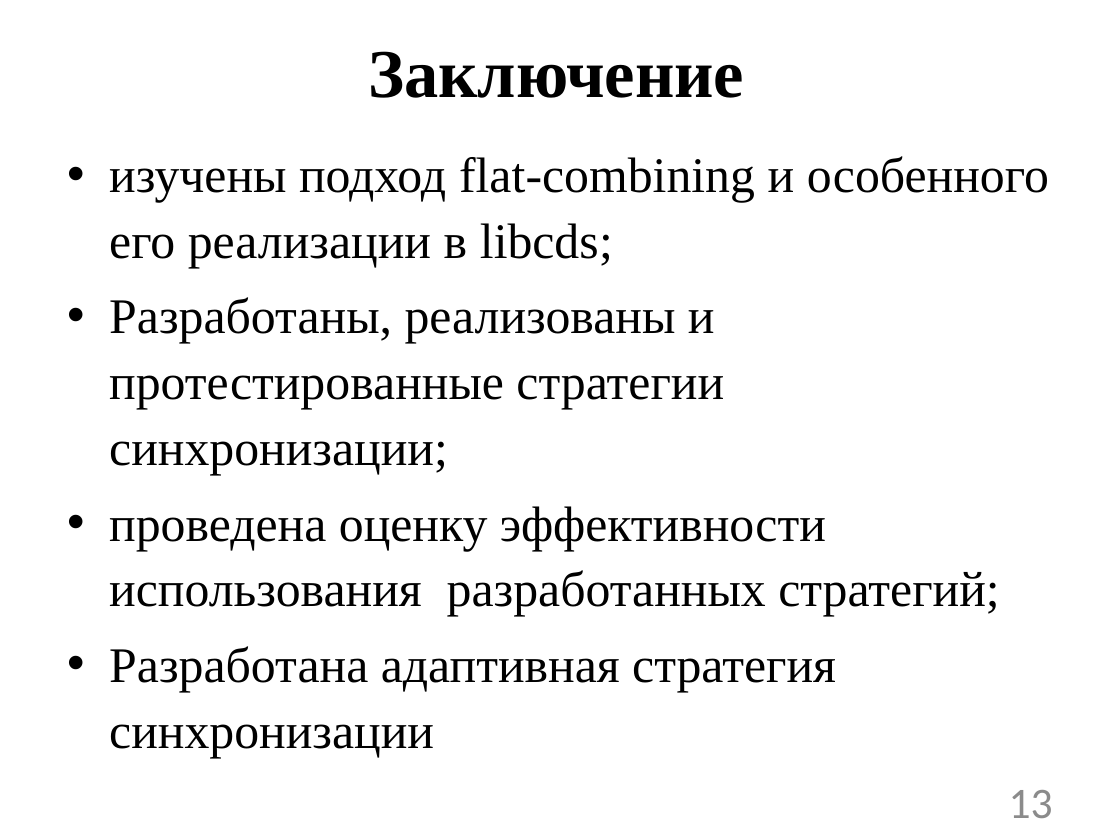
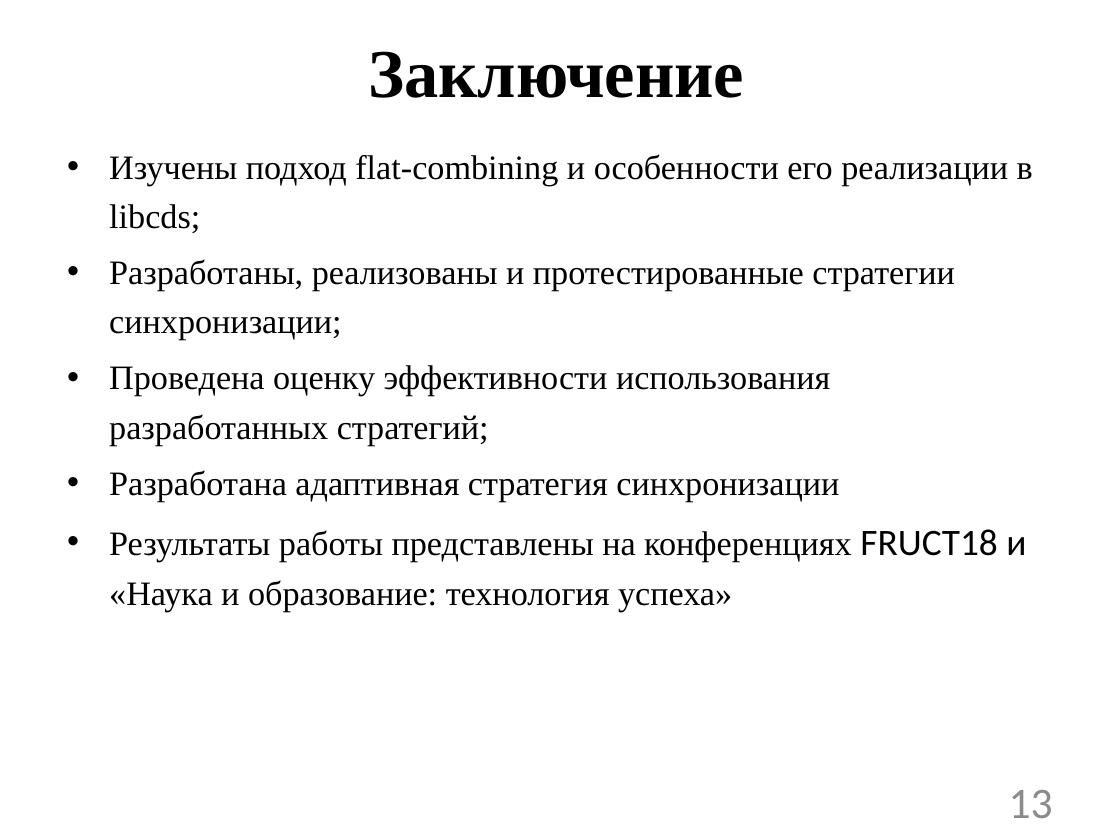
Before and after one commit to mgalimullin/article_FC, a slide deck: slide 13 of explanatory_note_marsel/Презентация.pptx. Drawn at 1120x840 pixels with LibreOffice and Linux fonts; fonts in the diff are those of the drawing. Boxes give left, top, right and bottom in pixels: in the first picture for what was removed or moved away, otherwise in the second. Text is boxed around its words. In the diff, an @@ line names an element or a change of style, - is before the commit and + after.

```diff
--- a/explanatory_note_marsel/Презентация.pptx
+++ b/explanatory_note_marsel/Презентация.pptx
@@ background #E0E0E0 to #FFFFFF @@
@@ text at (109,154,1033,233): text changed; size 32 to 22 pt @@
-• изучены подход flat-combining и особенного его реализации в libcds;
+• Изучены подход flat-combining и особенности его реализации в libcds;
@@ text at (109,259,955,502): size 32 to 22 pt in "Разработаны, реализованы и протестированные стратегии синхро ...", "Разработана адаптивная стратегия синхронизации"; line spacing 1.1 to 1.2; less space between paragraphs @@
@@ text at (109,365,830,446): text changed; size 32 to 22 pt @@
-• проведена оценку эффективности использования разработанных стратегий;
+• Проведена оценку эффективности использования разработанных стратегий;
@@ text at (109,529,1026,612): paragraph added @@
+• Результаты работы представлены на конференциях FRUCT18 и «Наука и образование: технология успеха»
```
Also in this commit, not shown: 12 other slides changed.
